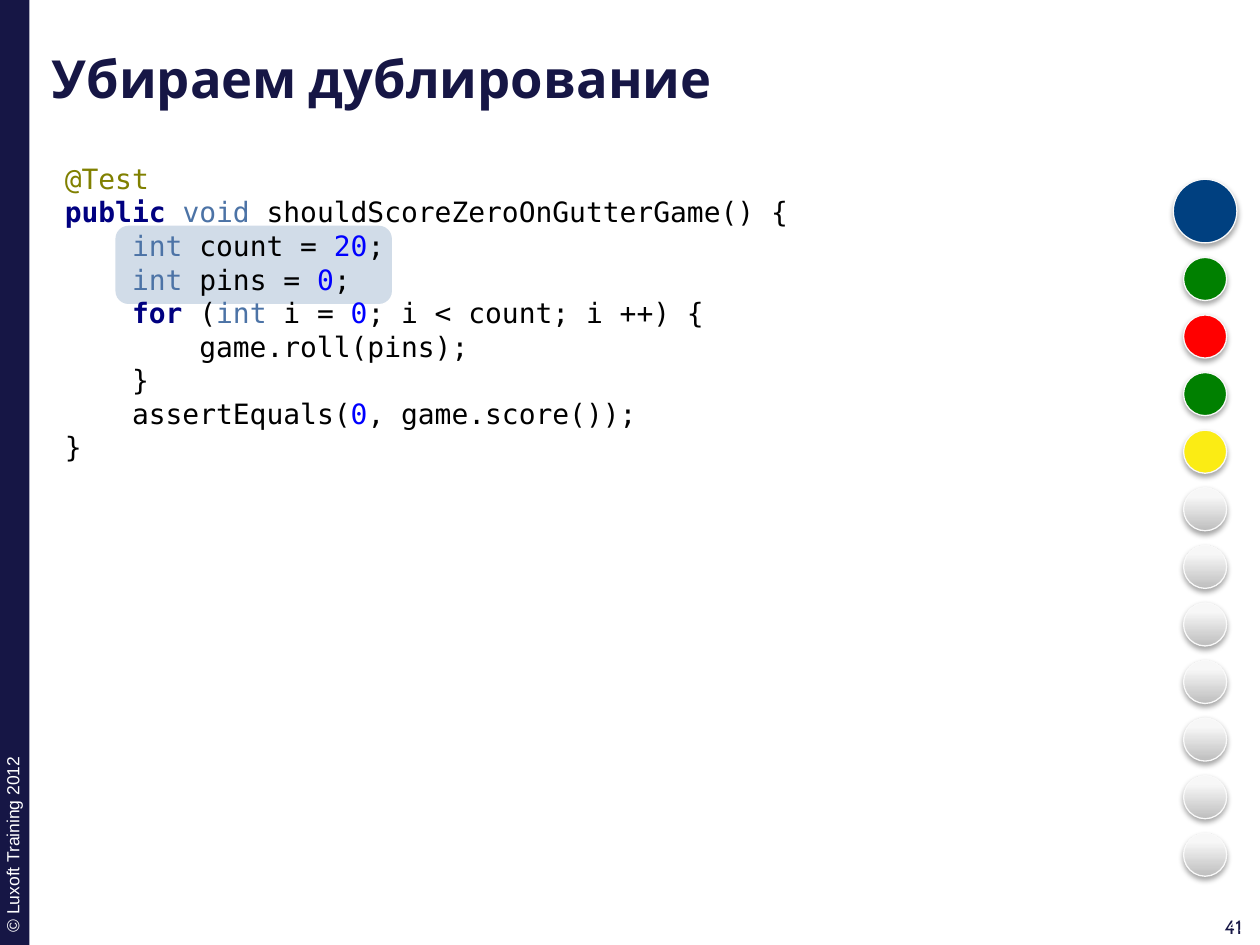
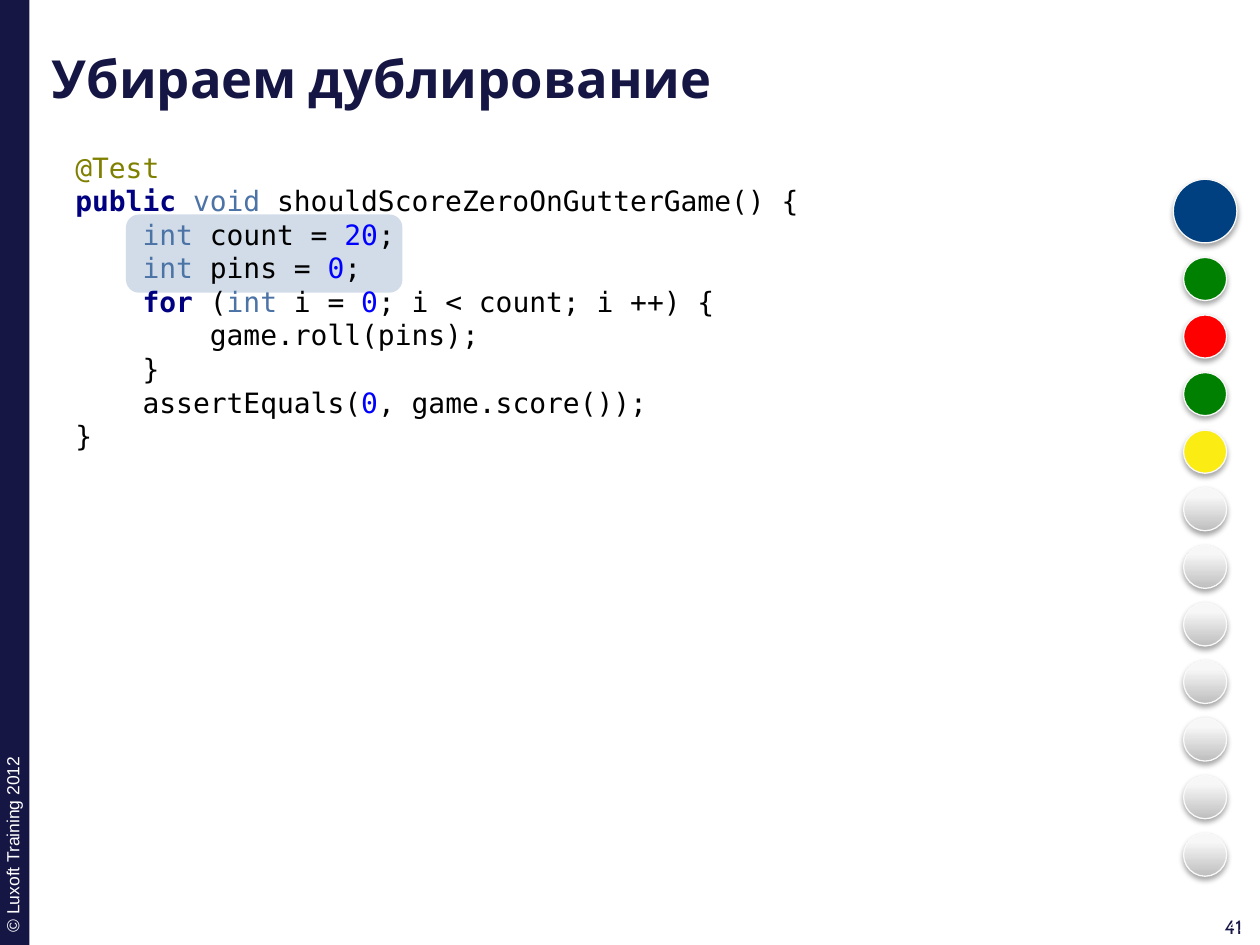
Before and after one commit to ivan-dyachenko/Trainings, a slide deck: slide 41 of Test Driven Development/materials/pptx/1. TDD-Introduction.pptx. Drawn at 1260x945 pixels with LibreOffice and Linux fonts; fonts in the diff are those of the drawing; background and template pictures are left out. Boxes give left, top, right and bottom in pixels: in the first picture for what was removed or moved away, otherwise in the second. Text is boxed around its words. In the diff, an @@ line names an element or a change of style, - is before the commit and + after.

```diff
--- a/Test Driven Development/materials/pptx/1. TDD-Introduction.pptx
+++ b/Test Driven Development/materials/pptx/1. TDD-Introduction.pptx
@@ text "@Test": place and size @@
-text "@Test" at (65, 168, 755, 430)
+text "@Test" at (75, 157, 765, 419)
@@ rounded rectangle: place and size @@
-rounded rectangle at (116, 226, 392, 304)
+rounded rectangle at (126, 214, 402, 292)
```
Also in this commit, not shown: 22 other slides changed, 7 other files.
